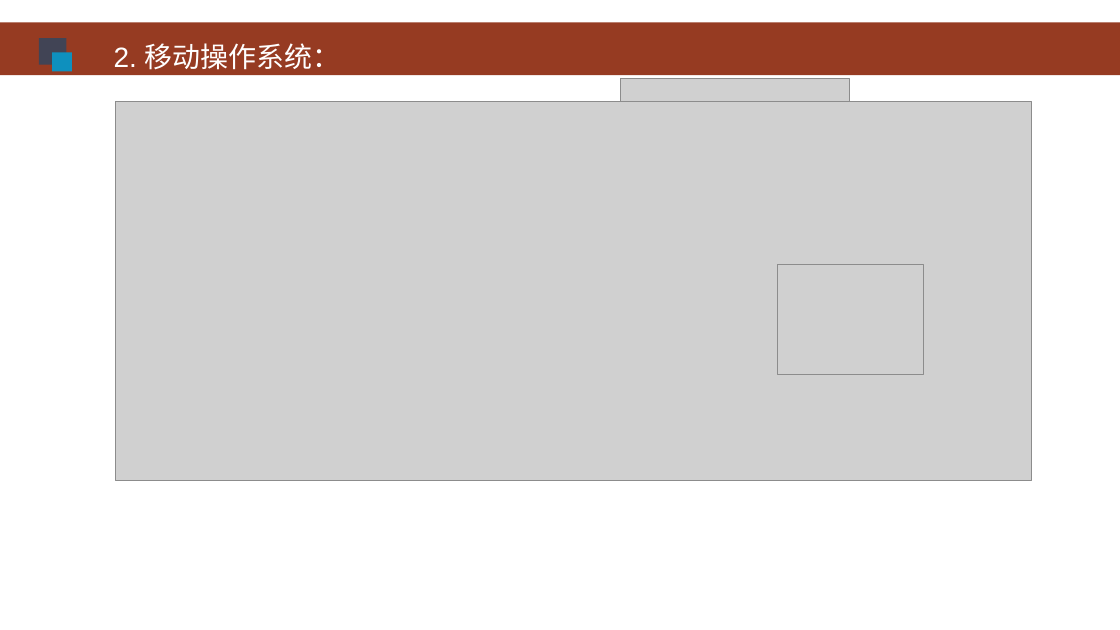
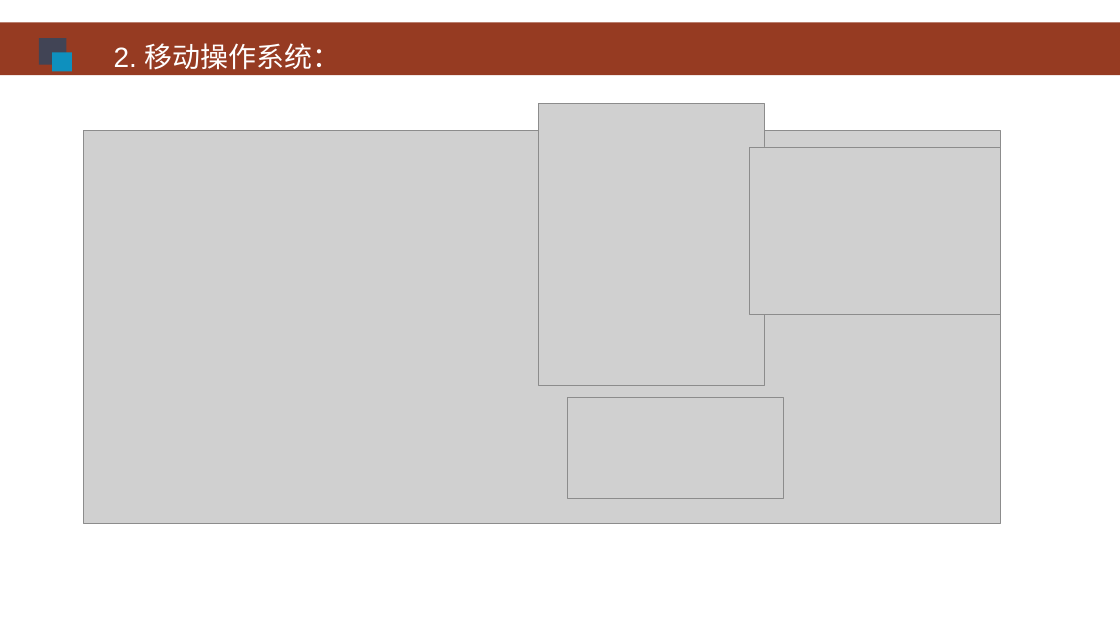
Before and after one commit to HBU/Android-PPT, a slide deck: slide 4 of 00.0 -- 移动开发 -- 第00章.ppt. Drawn at 1120x630 pixels with LibreOffice and Linux fonts; fonts in the diff are those of the drawing; grey boxes stand for pictures; background and template pictures are left out. Boxes give left, top, right and bottom in pixels: in the first picture for what was removed or moved away, otherwise in the second. Text is boxed around its words. In the diff, an @@ line names an element or a change of style, - is before the commit and + after.

```diff
--- a/00.0 -- 移动开发 -- 第00章.ppt
+++ b/00.0 -- 移动开发 -- 第00章.ppt
@@ picture resized from (x1=620, y1=79, x2=849, y2=364) to (x1=538, y1=104, x2=764, y2=385) @@
@@ picture resized from (x1=115, y1=102, x2=1031, y2=480) to (x1=83, y1=131, x2=999, y2=523) @@
@@ picture resized from (x1=777, y1=264, x2=924, y2=374) to (x1=749, y1=147, x2=1000, y2=314) @@
@@ picture added at (x1=567, y1=397, x2=782, y2=498) @@
```
Also in this commit, not shown: 4 other slides changed, 1 slide removed, 1 other file.
